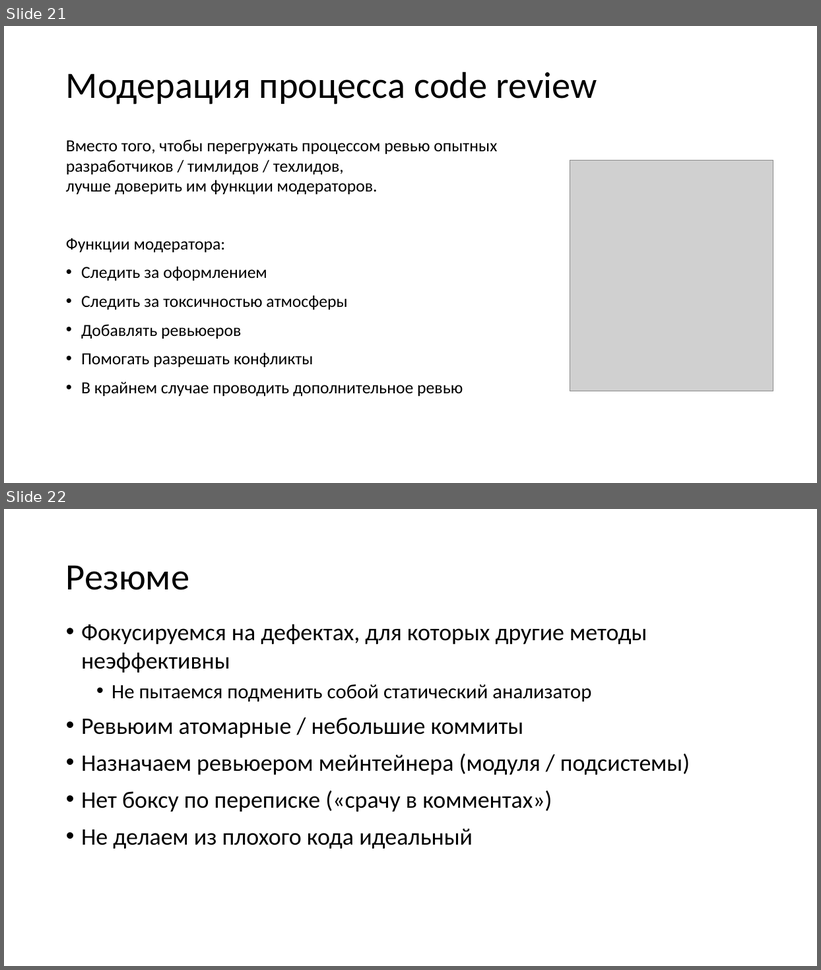
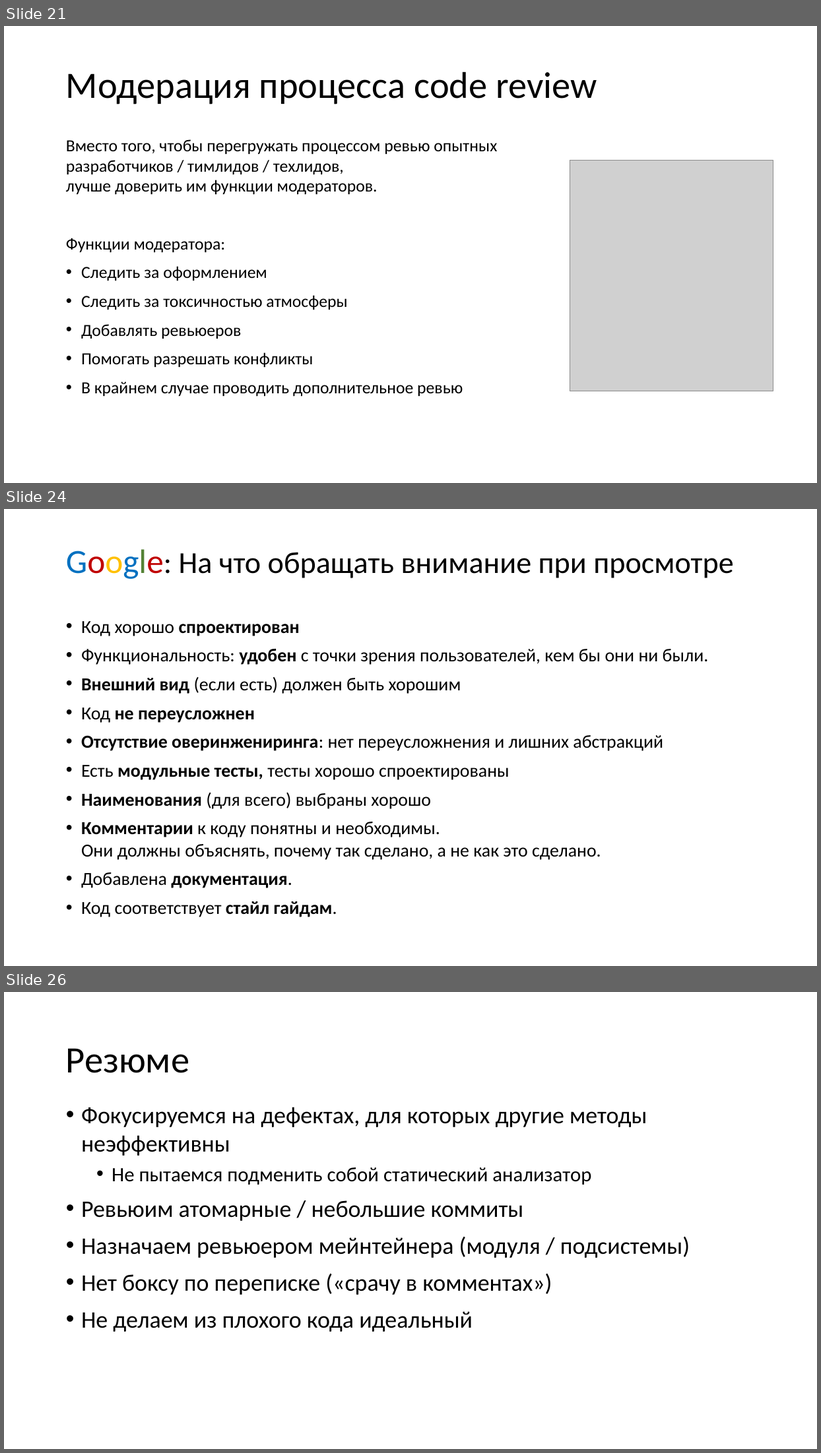
Before and after one commit to xtrueman/prog_instruments, a slide deck: presentations/CodeReview.pptx. Shown one above the other, each under a label of ours: slides 21 and 22 before the commit, slides 21, 24 and 26 after it; the slides between them are not shown. The pictures are 821x970 and 821x1453 pixels, drawn with LibreOffice and Linux fonts; fonts in the diff are those of the drawing; grey boxes stand for pictures. Boxes give left, top, right and bottom in pixels: in the first picture for what was removed or moved away, otherwise in the second. Text is boxed around its words. In the diff, an @@ line names an element or a change of style, - is before the commit and + after.

```diff
--- a/presentations/CodeReview.pptx
+++ b/presentations/CodeReview.pptx
@@ slide 24 added at <box>4,509,817,966</box>, background #FFFFFF @@
@@ title added at <box>66,549,733,579</box>, 36 pt, text #000000 @@
+Google: На что обращать внимание при просмотре
@@ text added at <box>81,621,709,918</box>, 21.7 pt, text #000000 @@
+• Код хорошо спроектирован
+• Функциональность: удобен с точки зрения пользователей, кем бы они ни были.
+• Внешний вид (если есть) должен быть хорошим
+• Код не переусложнен
+• Отсутствие оверинжениринга: нет переусложнения и лишних абстракций
+• Есть модульные тесты, тесты хорошо спроектированы
+• Наименования (для всего) выбраны хорошо
+• Комментарии к коду понятны и необходимы.
+  Они должны объяснять, почему так сделано, а не как это сделано.
+• Добавлена документация.
+• Код соответствует стайл гайдам.
@@ what was slide 22 is now slide 26 @@
```
Also in this commit, not shown: 4 slides changed, 3 other slides added, 1 other file.
